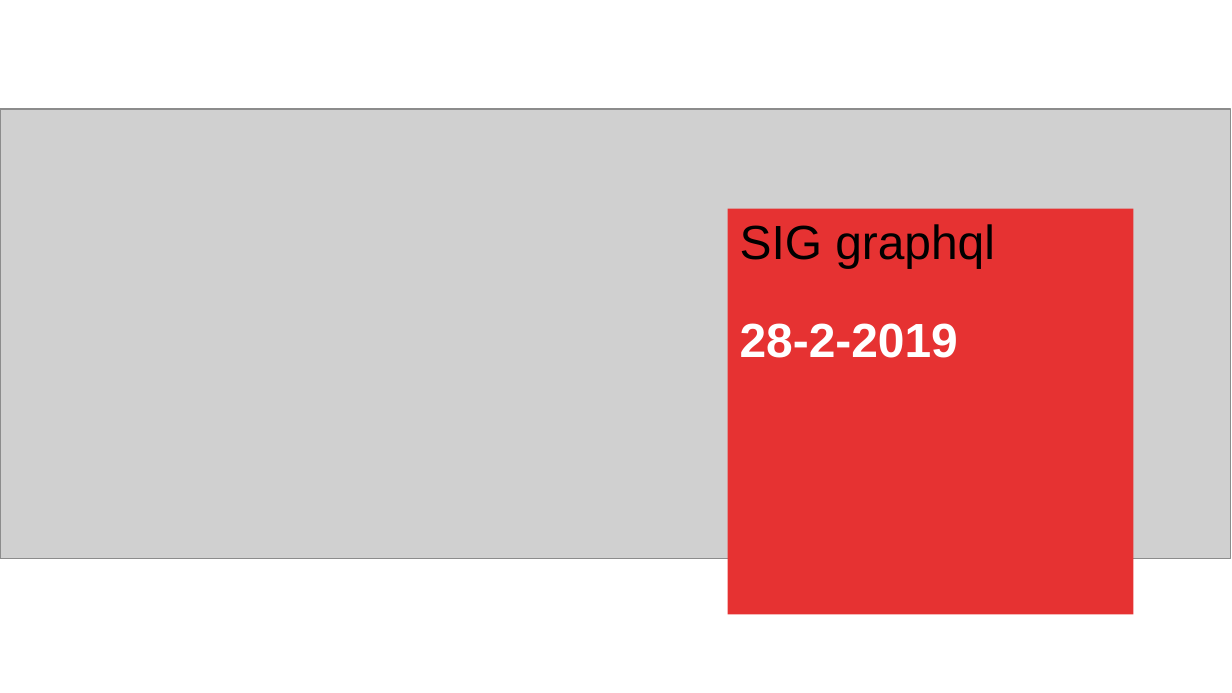
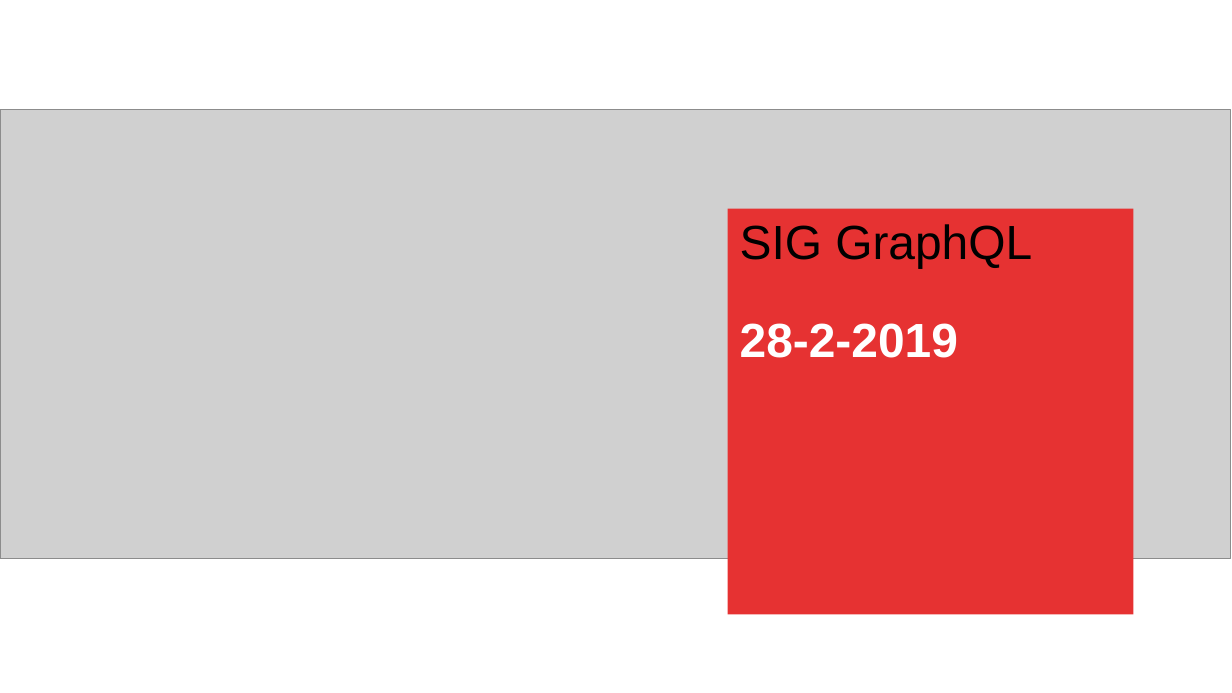
Before and after one commit to AMIS-Services/sig-graphql, a slide deck: slide 1 of slides/graphq-slides.pptx. Drawn at 1232x693 pixels with LibreOffice and Linux fonts; fonts in the diff are those of the drawing; grey boxes stand for pictures; background and template pictures are left out. Boxes give left, top, right and bottom in pixels: in the first picture for what was removed or moved away, otherwise in the second. Text is boxed around its words. In the diff, an @@ line names an element or a change of style, - is before the commit and + after.

```diff
--- a/slides/graphq-slides.pptx
+++ b/slides/graphq-slides.pptx
@@ text in rectangle at [740,224,1032,268]: text changed @@
-SIG graphql
+SIG GraphQL
```
Also in this commit, not shown: 5 other slides changed, 2 slides added, 1 other file.
